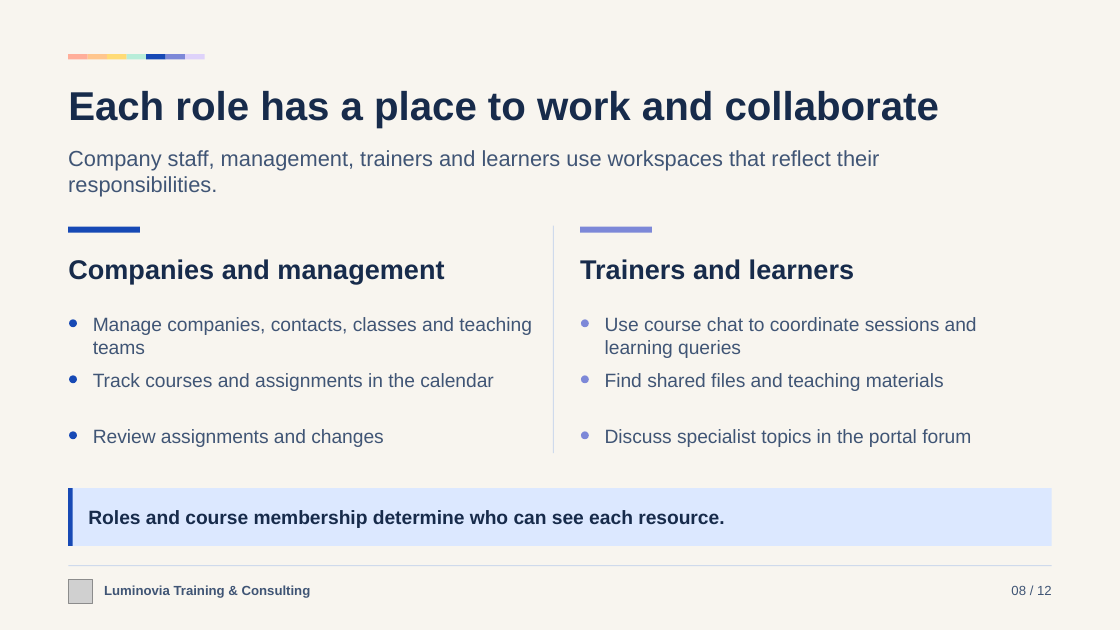
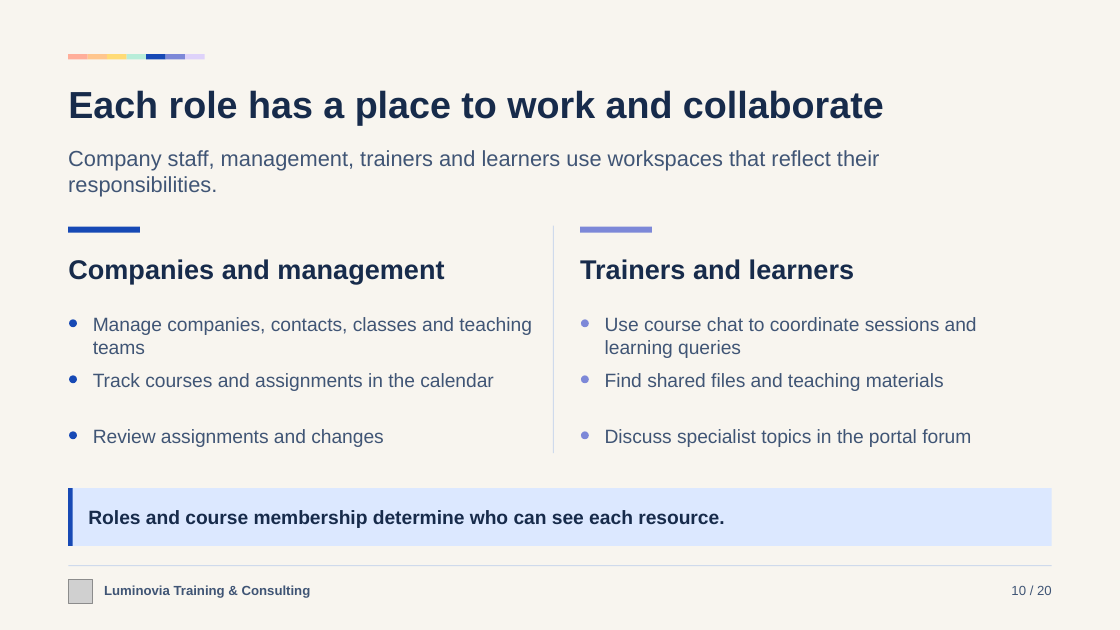
Before and after one commit to Luminovia-Training-Consulting/Luminovia-Management-Tool, a slide deck: slide 10 of docs/sales/luminovia-sales-deck-en.pptx (slide 8 before the commit). Drawn at 1120x630 pixels with LibreOffice and Linux fonts; fonts in the diff are those of the drawing; grey boxes stand for pictures. Boxes give left, top, right and bottom in pixels: in the first picture for what was removed or moved away, otherwise in the second. Text is boxed around its words. In the diff, an @@ line names an element or a change of style, - is before the commit and + after.

```diff
--- a/docs/sales/luminovia-sales-deck-en.pptx
+++ b/docs/sales/luminovia-sales-deck-en.pptx
@@ text "Each role has a place ..." at <box>68,90,884,125</box>: size 34.5 to 32.2 pt @@
@@ text at <box>1011,586,1052,595</box>: text changed @@
-08 / 12
+10 / 20
```
Also in this commit, not shown: 11 other slides changed, 8 slides added, 3 other files.
